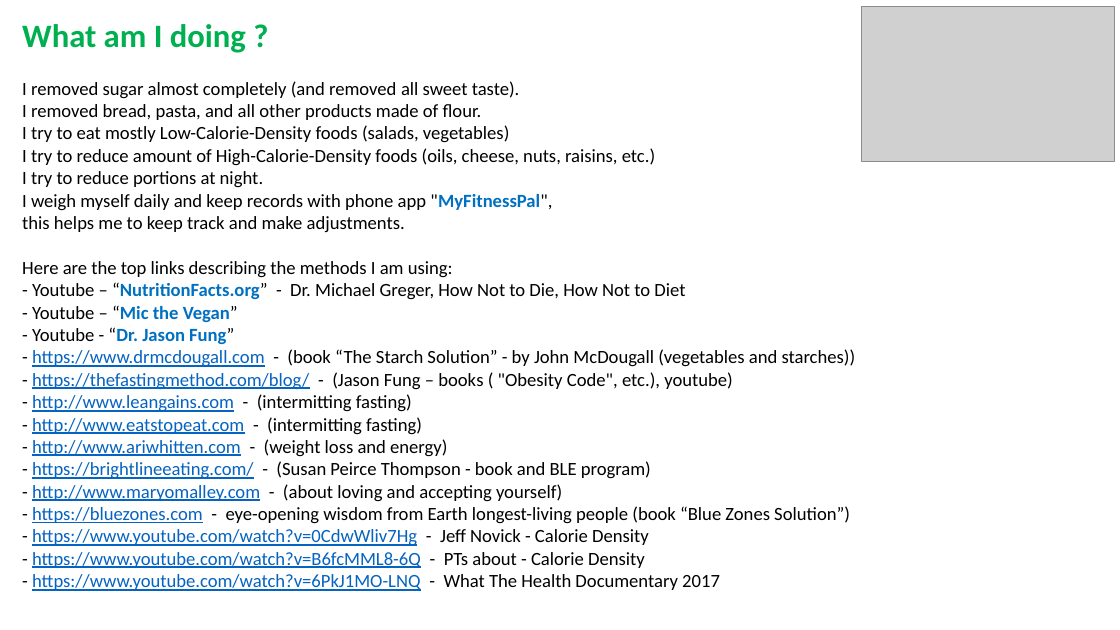
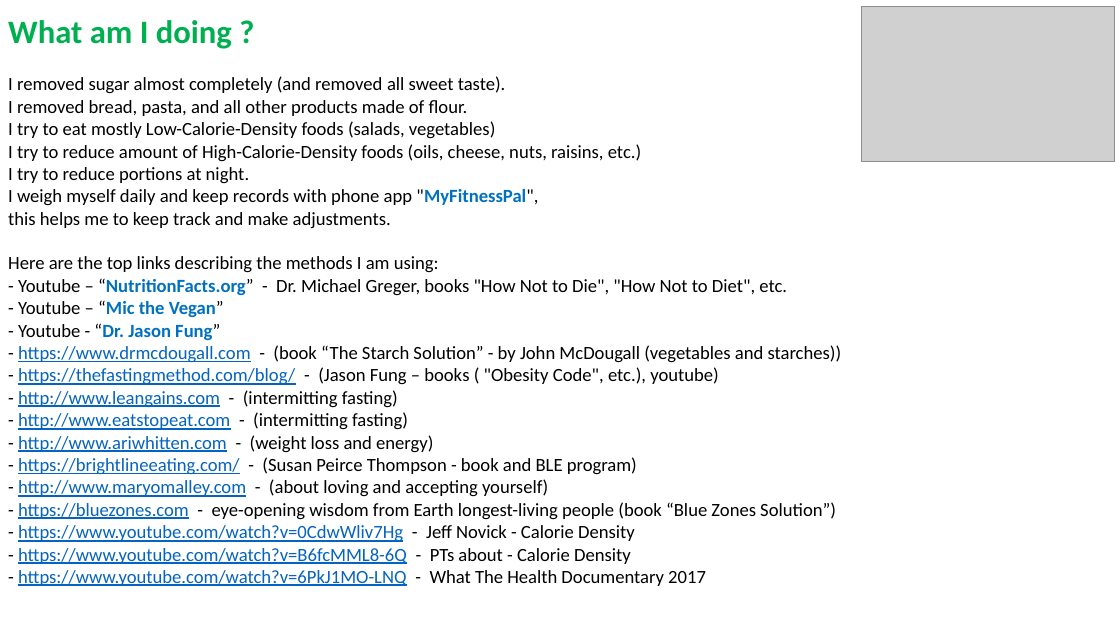
Before and after one commit to lselector/misc, a slide deck: slide 11 of _Life_Lose_Weight.pptx. Drawn at 1120x630 pixels with LibreOffice and Linux fonts; fonts in the diff are those of the drawing; grey boxes stand for pictures. Boxes give left, top, right and bottom in pixels: in the first picture for what was removed or moved away, otherwise in the second. Text is boxed around its words. In the diff, an @@ line names an element or a change of style, - is before the commit and + after.

```diff
--- a/_Life_Lose_Weight.pptx
+++ b/_Life_Lose_Weight.pptx
@@ text "What am I doing ?": place and size @@
-text "What am I doing ?" at [22, 24, 856, 591]
+text "What am I doing ?" at [8, 20, 842, 586]
@@ text at [18, 278, 787, 295]: text changed @@
-- Youtube – “NutritionFacts.org” - Dr. Michael Greger, How Not to Die, How Not to Diet
+- Youtube – “NutritionFacts.org” - Dr. Michael Greger, books "How Not to Die", "How Not to Diet", etc.
```
Also in this commit, not shown: 1 other slide changed, 1 slide added.
